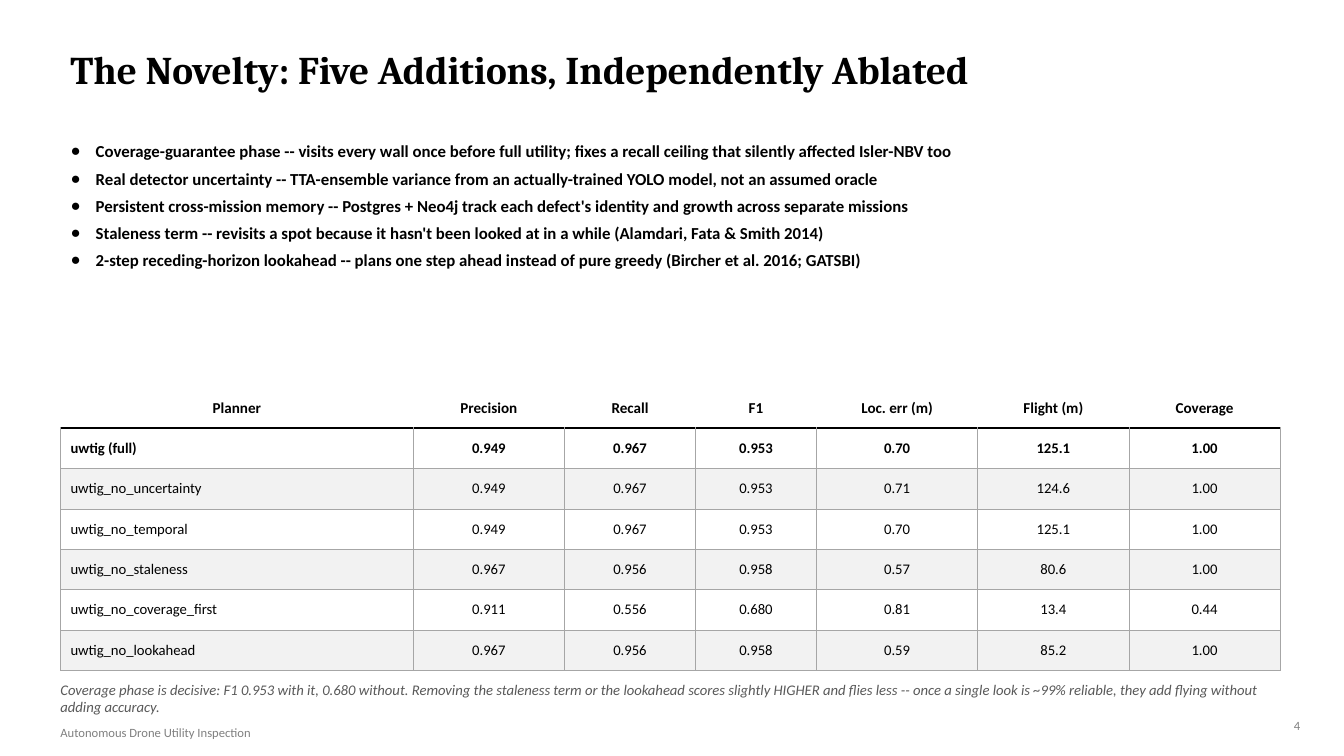
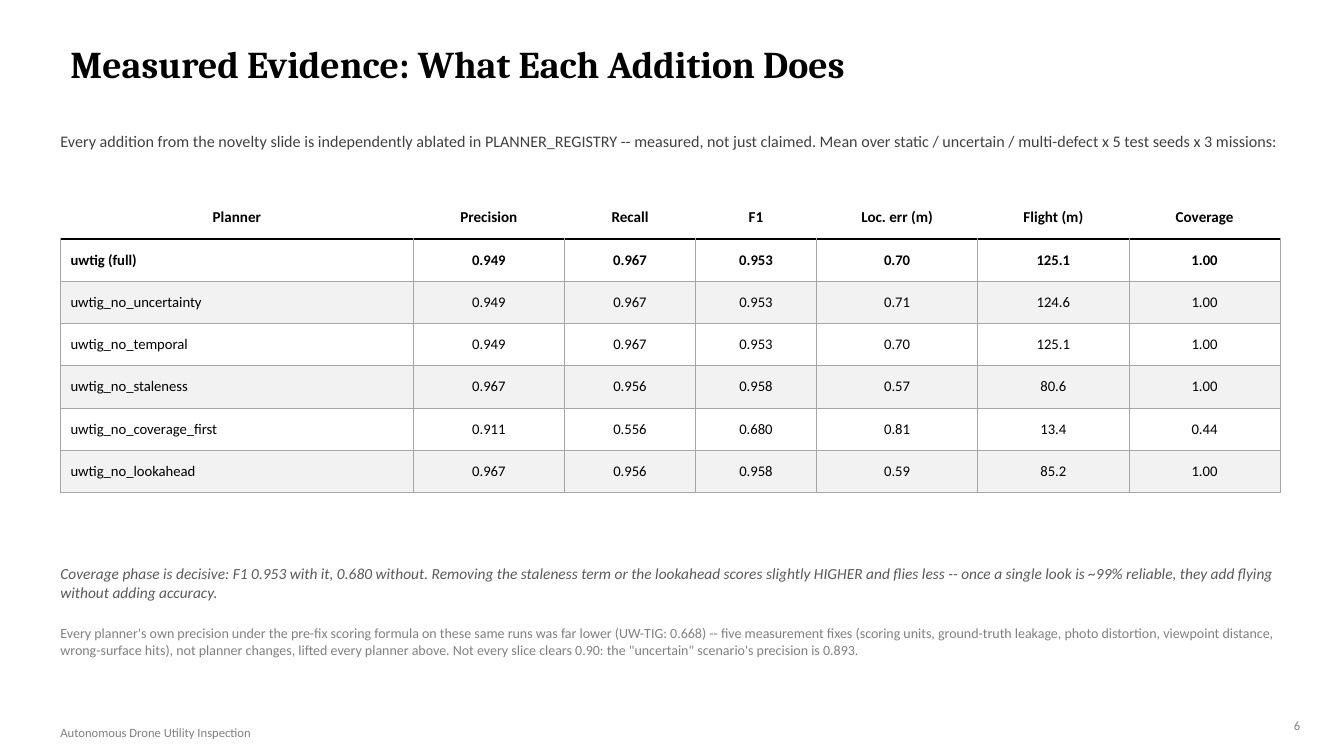
Before and after one commit to DrNeel11/project_work_1, a slide deck: slide 6 of drone-sim-today/Autonomous_Drone_Inspection_Progress.pptx (slide 4 before the commit). Drawn at 1344x756 pixels with LibreOffice and Linux fonts; fonts in the diff are those of the drawing. Boxes give left, top, right and bottom in pixels: in the first picture for what was removed or moved away, otherwise in the second. Text is boxed around its words. In the diff, an @@ line names an element or a change of style, - is before the commit and + after.

```diff
--- a/drone-sim-today/Autonomous_Drone_Inspection_Progress.pptx
+++ b/drone-sim-today/Autonomous_Drone_Inspection_Progress.pptx
@@ title removed at bbox=[70, 56, 968, 93] @@
-The Novelty: Five Additions, Independently Ablated
@@ title added at bbox=[70, 51, 844, 79], 27 pt, text #000000, bold @@
+Measured Evidence: What Each Addition Does
@@ text added at bbox=[60, 136, 1276, 150], 11.5 pt, text #404040 @@
+Every addition from the novelty slide is independently ablated in PLANNER_REGISTRY -- measured, not just claimed. Mean over static / uncertain / multi-defect x 5 test seeds x 3 missions:
@@ text removed at bbox=[96, 145, 951, 269] @@
-● Coverage-guarantee phase -- visits every wall once before full utility; fixes a recall ceiling that silently affected Isler-NBV too
-● Real detector uncertainty -- TTA-ensemble variance from an actually-trained YOLO model, not an assumed oracle
-● Persistent cross-mission memory -- Postgres + Neo4j track each defect's identity and growth across separate missions
-● Staleness term -- revisits a spot because it hasn't been looked at in a while (Alamdari, Fata & Smith 2014)
-● 2-step receding-horizon lookahead -- plans one step ahead instead of pure greedy (Bircher et al. 2016; GATSBI)
@@ table: place and size @@
-table at bbox=[60, 388, 1280, 662]
+table at bbox=[60, 197, 1280, 483]
@@ text "Coverage phase is decisive: F1 ...": place and size @@
-text "Coverage phase is decisive: F1 ..." at bbox=[60, 685, 1257, 715]
+text "Coverage phase is decisive: F1 ..." at bbox=[60, 568, 1272, 601]
@@ text "Coverage phase is decisive: F1 ..." at bbox=[60, 568, 1272, 601]: size 10.5 to 11 pt @@
@@ text added at bbox=[60, 628, 1274, 658], 10 pt, text #808080 @@
+Every planner's own precision under the pre-fix scoring formula on these same runs was far lower (UW-TIG: 0.668) -- five measurement fixes (scoring units, ground-truth leakage, photo distortion, viewpoint distance, wrong-surface hits), not planner changes, lifted every planner above. Not every slice clears 0.90: the "uncertain" scenario's precision is 0.893.
@@ text at bbox=[1294, 721, 1300, 730]: text changed @@
-4
+6
```
Also in this commit, not shown: 7 other slides changed, 2 slides added, 1 other file.
